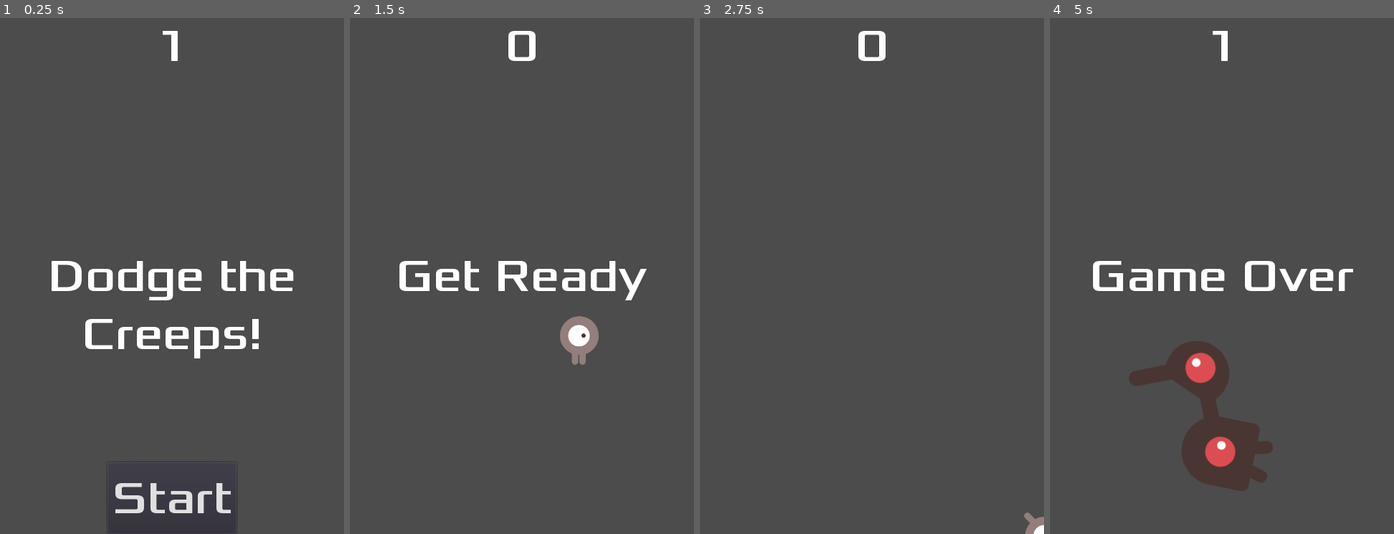
Above: before the commit, frames 1-4 (left to right).
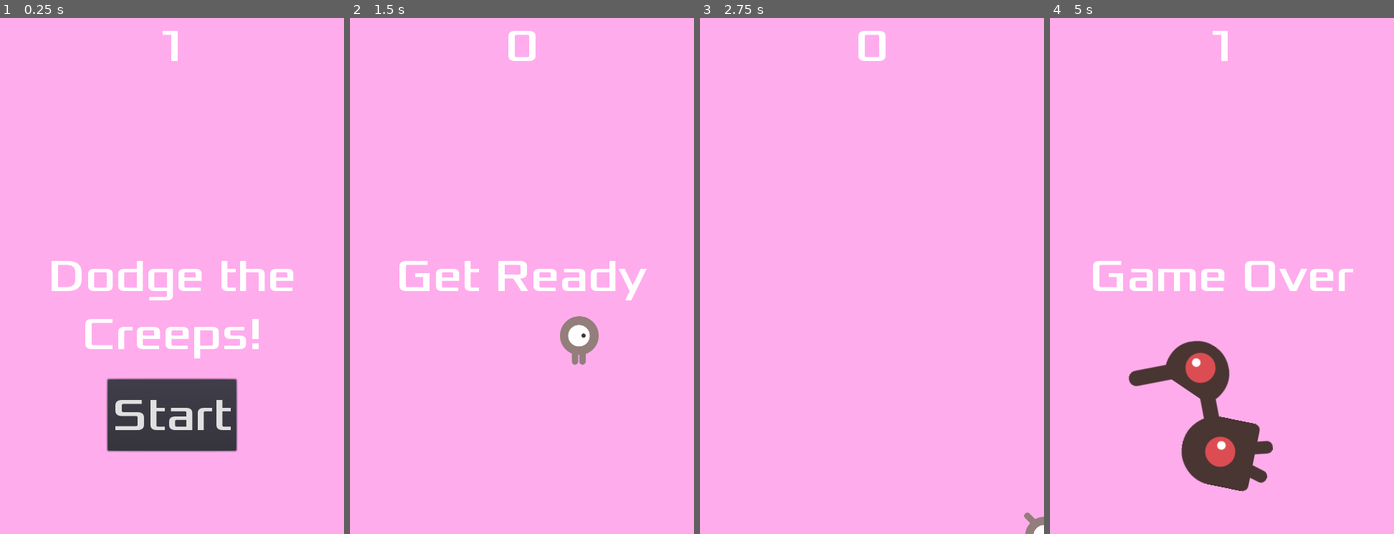
Above: after the commit, the same moments.

Repository: Poipurin/Furbolumination-Game
Game: Godot game, scene res://Main.tscn
Two runs of this game, one before a commit and one after it. Both use one fixed random seed, a clock stepped at 60 frames per second and the inputs below.
Inputs:
- Up to frame 1 (0.25 s): no input
- Up to frame 2 (1.5 s): click "Start" at 0.5 s; tap Enter (start_game, bound only after the commit) at 1.25, 1.35 s; hold Right (move_right) from 1.28 s (still down)
- Up to frame 3 (2.75 s): release Right (move_right) at 2.03 s; hold Down (move_down) from 2.03 s (still down); tap Enter (start_game, bound only after the commit) at 2.1 s
- Up to frame 4 (5 s): release Down (move_down) at 2.78 s; hold Right (move_right) 2.78-3.53 s; tap Enter (start_game, bound only after the commit) at 2.85, 3.6, 4.35 s; hold Up (move_up) 3.53-4.28 s; hold Left (move_left) from 4.28 s (still down)

The runs differ from the first frame. In frame 1, 93% of the frame differs, in the area x 0-100%, y 0-100%; in frame 2, 98%; in frame 3, 100%; in frame 4, 94%.

Commit message:
main scene

Diff:
--- a/HUD.tscn
+++ b/HUD.tscn
@@ -6,6 +6,12 @@
 [sub_resource type="DynamicFont" id=1]
 size = 64
 font_data = ExtResource( 1 )
+
+[sub_resource type="InputEventAction" id=2]
+action = "start_game"
+
+[sub_resource type="ShortCut" id=3]
+shortcut = SubResource( 2 )
 
 [node name="HUD" type="CanvasLayer"]
 script = ExtResource( 2 )
@@ -35,9 +41,11 @@
 anchor_right = 0.5
 anchor_bottom = 1.0
 margin_left = -90.0
-margin_top = -100.0
+margin_top = -216.0
 margin_right = 90.0
+margin_bottom = -116.0
 custom_fonts/font = SubResource( 1 )
+shortcut = SubResource( 3 )
 text = "Start"
 
 [node name="MessageTimer" type="Timer" parent="."]
--- a/Main.gd
+++ b/Main.gd
@@ -10,6 +10,8 @@
 	$ScoreTimer.stop()
 	$MobTimer.stop()
 	$HUD.show_game_over()
+	$Music.stop()
+	$DeathSound.play()
 
 func new_game():
 	score = 0
@@ -18,6 +20,7 @@
 	$HUD.update_score(score)
 	$HUD.show_message("Get Ready")
 	get_tree().call_group("mobs", "queue_free")
+	$Music.play()
 
 func _on_ScoreTimer_timeout():
 	score += 1
--- a/Main.tscn
+++ b/Main.tscn
@@ -1,9 +1,11 @@
-[gd_scene load_steps=6 format=2]
+[gd_scene load_steps=8 format=2]
 
 [ext_resource path="res://Player.tscn" type="PackedScene" id=1]
 [ext_resource path="res://mob.tscn" type="PackedScene" id=2]
 [ext_resource path="res://Main.gd" type="Script" id=3]
 [ext_resource path="res://HUD.tscn" type="PackedScene" id=4]
+[ext_resource path="res://art/gameover.wav" type="AudioStream" id=5]
+[ext_resource path="res://art/House In a Forest Loop.ogg" type="AudioStream" id=6]
 
 [sub_resource type="Curve2D" id=1]
 _data = {
@@ -13,6 +15,11 @@
 [node name="Main" type="Node"]
 script = ExtResource( 3 )
 mob_scene = ExtResource( 2 )
+
+[node name="ColorRect" type="ColorRect" parent="."]
+anchor_right = 1.0
+anchor_bottom = 1.0
+color = Color( 1, 0.678431, 0.933333, 1 )
 
 [node name="Player" parent="." instance=ExtResource( 1 )]
 
@@ -35,6 +42,12 @@
 
 [node name="HUD" parent="." instance=ExtResource( 4 )]
 
+[node name="Music" type="AudioStreamPlayer" parent="."]
+stream = ExtResource( 6 )
+
+[node name="DeathSound" type="AudioStreamPlayer" parent="."]
+stream = ExtResource( 5 )
+
 [connection signal="hit" from="Player" to="." method="game_over"]
 [connection signal="timeout" from="MobTimer" to="." method="_on_MobTimer_timeout"]
 [connection signal="timeout" from="ScoreTimer" to="." method="_on_ScoreTimer_timeout"]
--- a/project.godot
+++ b/project.godot
@@ -51,6 +51,11 @@
 "events": [ Object(InputEventKey,"resource_local_to_scene":false,"resource_name":"","device":0,"alt":false,"shift":false,"control":false,"meta":false,"command":false,"pressed":false,"scancode":16777234,"physical_scancode":0,"unicode":0,"echo":false,"script":null)
  ]
 }
+start_game={
+"deadzone": 0.5,
+"events": [ Object(InputEventKey,"resource_local_to_scene":false,"resource_name":"","device":0,"alt":false,"shift":false,"control":false,"meta":false,"command":false,"pressed":false,"scancode":16777221,"physical_scancode":0,"unicode":0,"echo":false,"script":null)
+ ]
+}
 
 [physics]
 
Not shown: 1 places in HUD.tscn that only renumber resources
